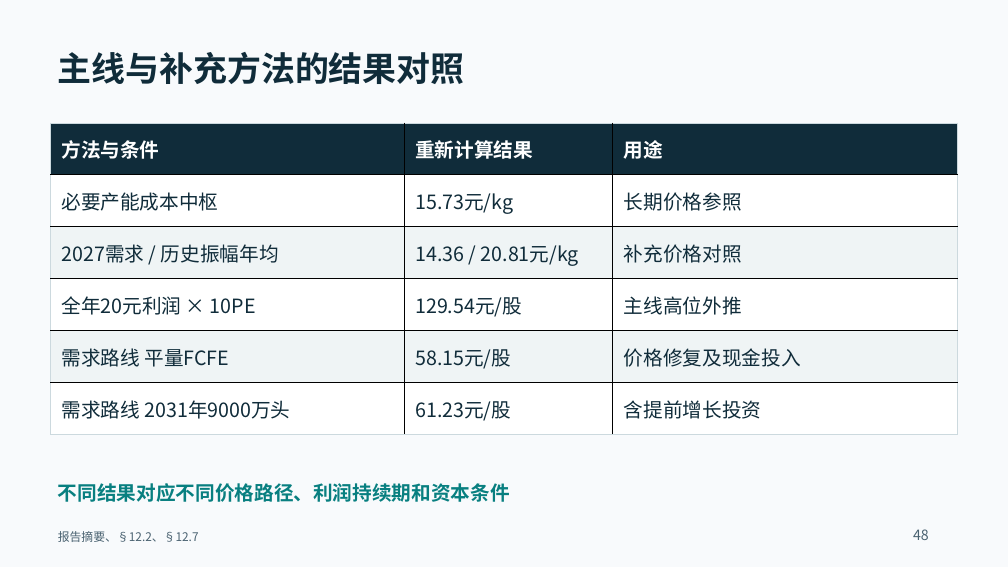
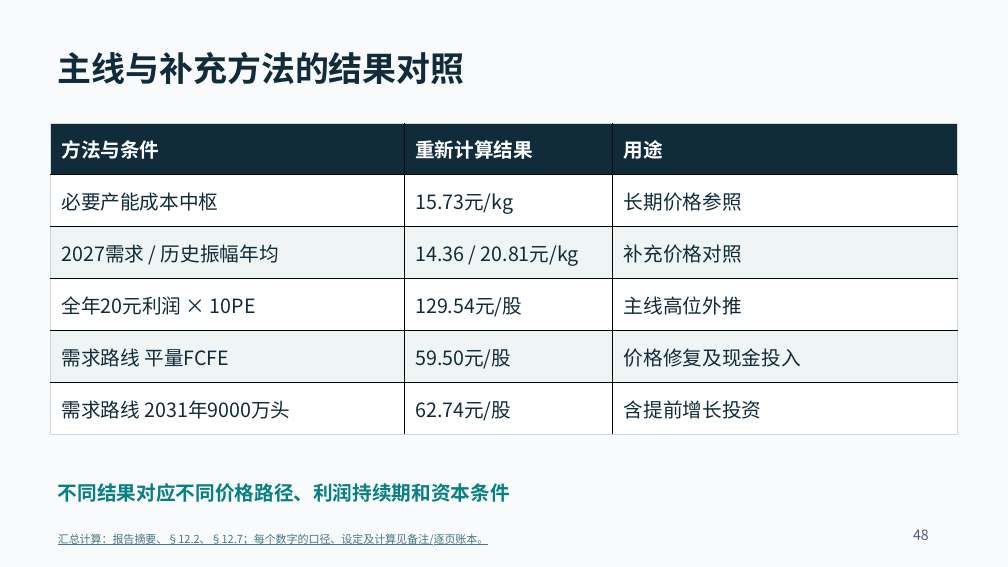
Before and after one commit to d202480025-code/muyuan-valuation-research, a slide deck: slide 48 of docs/downloads/lecture.pptx. Drawn at 1008x567 pixels with LibreOffice and Linux fonts; fonts in the diff are those of the drawing. Boxes give left, top, right and bottom in pixels: in the first picture for what was removed or moved away, otherwise in the second. Text is boxed around its words. In the diff, an @@ line names an element or a change of style, - is before the commit and + after.

```diff
--- a/docs/downloads/lecture.pptx
+++ b/docs/downloads/lecture.pptx
@@ table at bbox=[51, 123, 958, 434] @@
-row 5, column 2: 58.15元/股
+row 5, column 2: 59.50元/股
-row 6, column 2: 61.23元/股
+row 6, column 2: 62.74元/股
@@ text at bbox=[58, 534, 489, 545]: text changed; size 11.2 to 10.5 pt; text colour #4A6271 to #467886 @@
-报告摘要、§12.2、§12.7
+汇总计算：报告摘要、§12.2、§12.7；每个数字的口径、设定及计算见备注/逐页账本。
```
Also in this commit, not shown: 40 other slides changed, 16 slides added, 14 slides removed, 54 other files.
